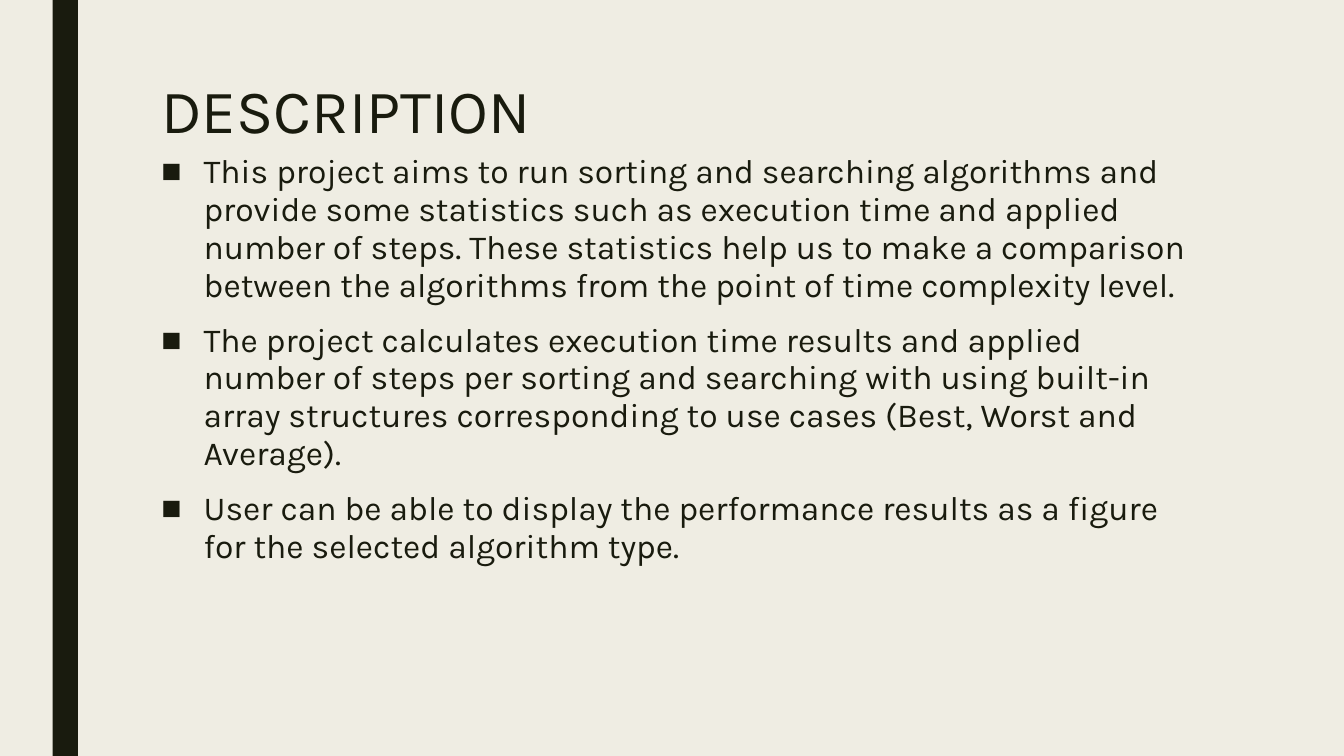
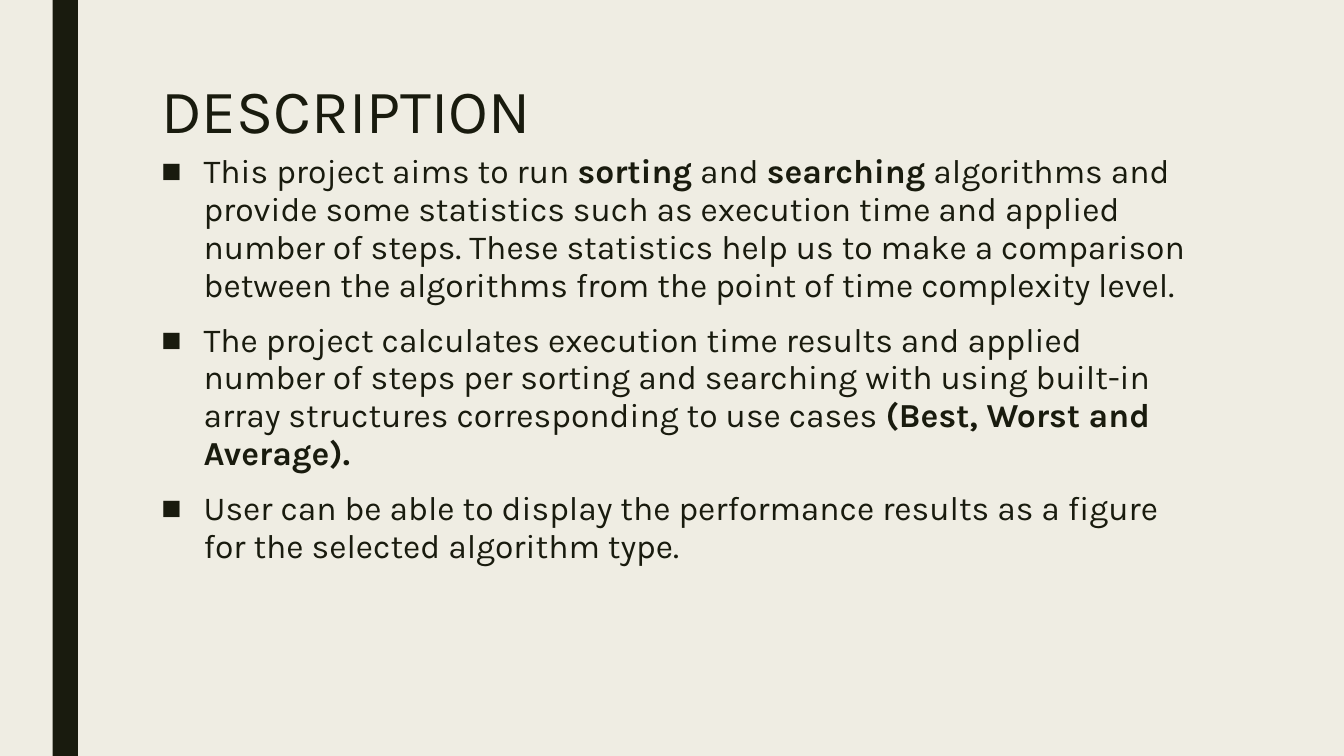
Before and after one commit to gozuacik/cmp5151, a slide deck: slide 3 of sunum_necip_gozuacik_okan_buyuktepe_v1.pptx. Drawn at 1344x756 pixels with LibreOffice and Linux fonts; fonts in the diff are those of the drawing. Boxes give left, top, right and bottom in pixels: in the first picture for what was removed or moved away, otherwise in the second. Text is boxed around its words. In the diff, an @@ line names an element or a change of style, - is before the commit and + after.

Commit message:
Adding new Common file, Updating Search and Sorting files based on Common, Updating presentation

```diff
--- a/sunum_necip_gozuacik_okan_buyuktepe_v1.pptx
+++ b/sunum_necip_gozuacik_okan_buyuktepe_v1.pptx
@@ text at (x1=204, y1=159, x2=1185, y2=474): bold on in "sorting searching", "(Best, Worst and Average)." @@
```
Also in this commit, not shown: 3 other slides changed, 6 slides added, 1 slide removed, 3 other files.
